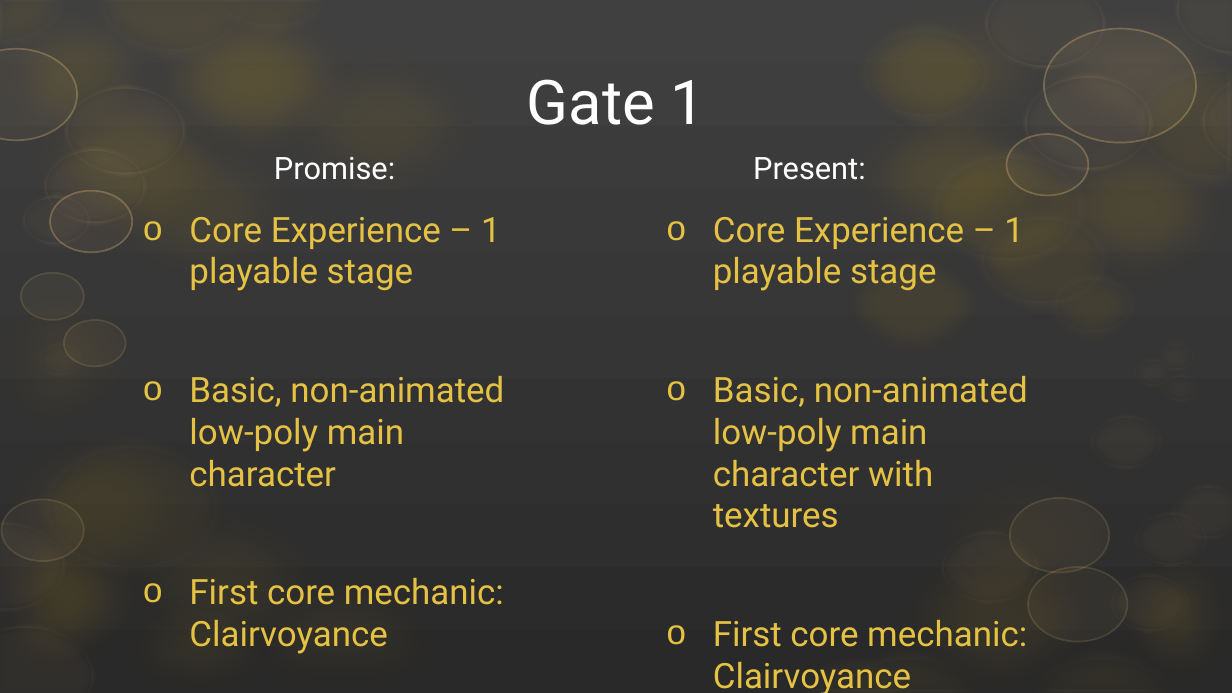
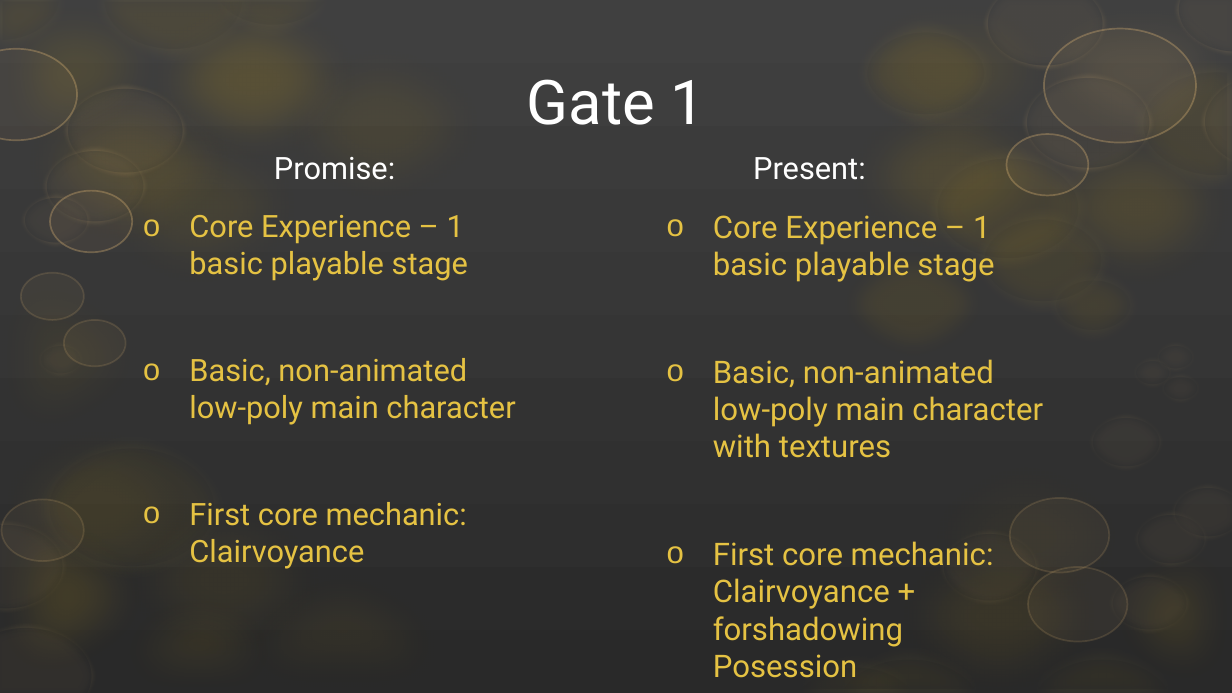
Before and after one commit to ArtjomProGrammer/Voodoo, a slide deck: slide 4 of _Organisation/Präsentation/Voodoo_PP1.pptx (slide 5 before the commit). Drawn at 1232x693 pixels with LibreOffice and Linux fonts; fonts in the diff are those of the drawing; background and template pictures are left out. Boxes give left, top, right and bottom in pixels: in the first picture for what was removed or moved away, otherwise in the second. Text is boxed around its words. In the diff, an @@ line names an element or a change of style, - is before the commit and + after.

Commit message:
Update PPP

```diff
--- a/_Organisation/Präsentation/Voodoo_PP1.pptx
+++ b/_Organisation/Präsentation/Voodoo_PP1.pptx
@@ subtitle at box(189, 215, 468, 281): text changed; size 20.4 to 18 pt @@
-o Core Experience – 1 playable stage
+o Core Experience – 1 basic playable stage
@@ text at box(713, 215, 994, 282): text changed; size 20.4 to 18.2 pt @@
-o Core Experience – 1 playable stage
+o Core Experience – 1 basic playable stage
@@ subtitle at box(189, 358, 515, 569): size 20.4 to 18 pt in "Basic, non-animated low-poly main character", "First core mechanic: Clairvoyance" @@
@@ text at box(713, 359, 1043, 458): size 20.4 to 18.2 pt in "Basic, non-animated low-poly main character with textures" @@
@@ text at box(713, 541, 994, 647): text changed; size 20.4 to 18.2 pt @@
-o First core mechanic: Clairvoyance
+o First core mechanic: Clairvoyance + forshadowing Posession
```
Also in this commit, not shown: 3 other slides changed, 1 slide removed.
